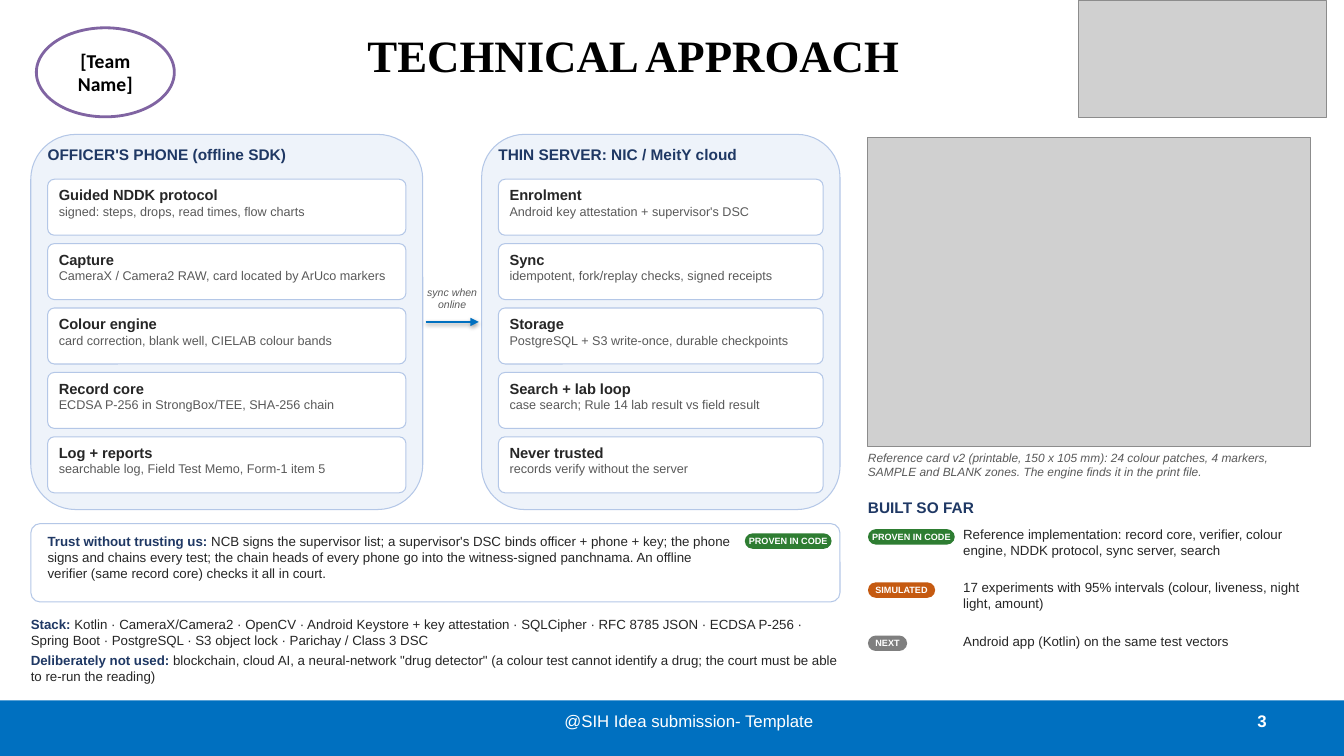
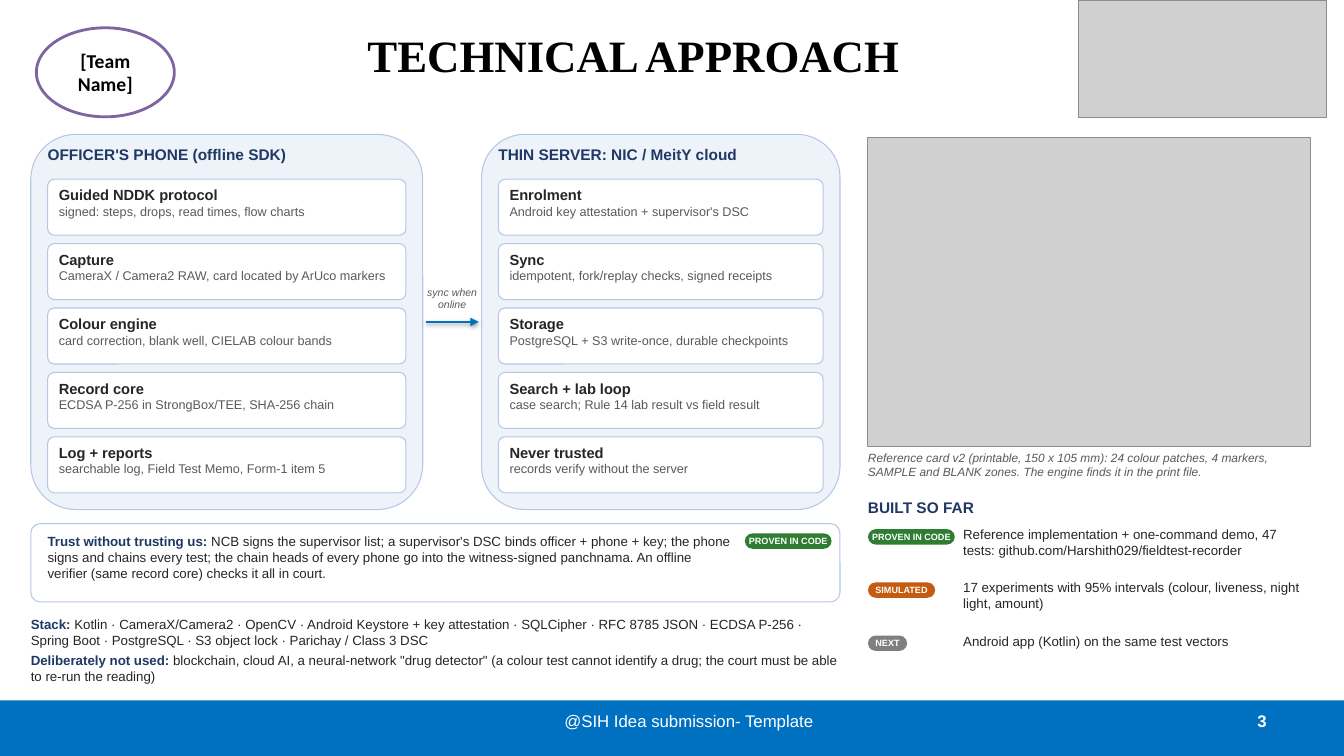
Before and after one commit to Harshith029/fieldtest-recorder, a slide deck: slide 3 of docs/deck/SIH26231_Idea_Submission.pptx. Drawn at 1344x756 pixels with LibreOffice and Linux fonts; fonts in the diff are those of the drawing; grey boxes stand for pictures. Boxes give left, top, right and bottom in pixels: in the first picture for what was removed or moved away, otherwise in the second. Text is boxed around its words. In the diff, an @@ line names an element or a change of style, - is before the commit and + after.

```diff
--- a/docs/deck/SIH26231_Idea_Submission.pptx
+++ b/docs/deck/SIH26231_Idea_Submission.pptx
@@ text at <box>963,529,1277,558</box>: text changed @@
-Reference implementation: record core, verifier, colour engine, NDDK protocol, sync server, search
+Reference implementation + one-command demo, 47 tests: github.com/Harshith029/fieldtest-recorder
```
Also in this commit, not shown: 1 other slide changed, 7 other files.
